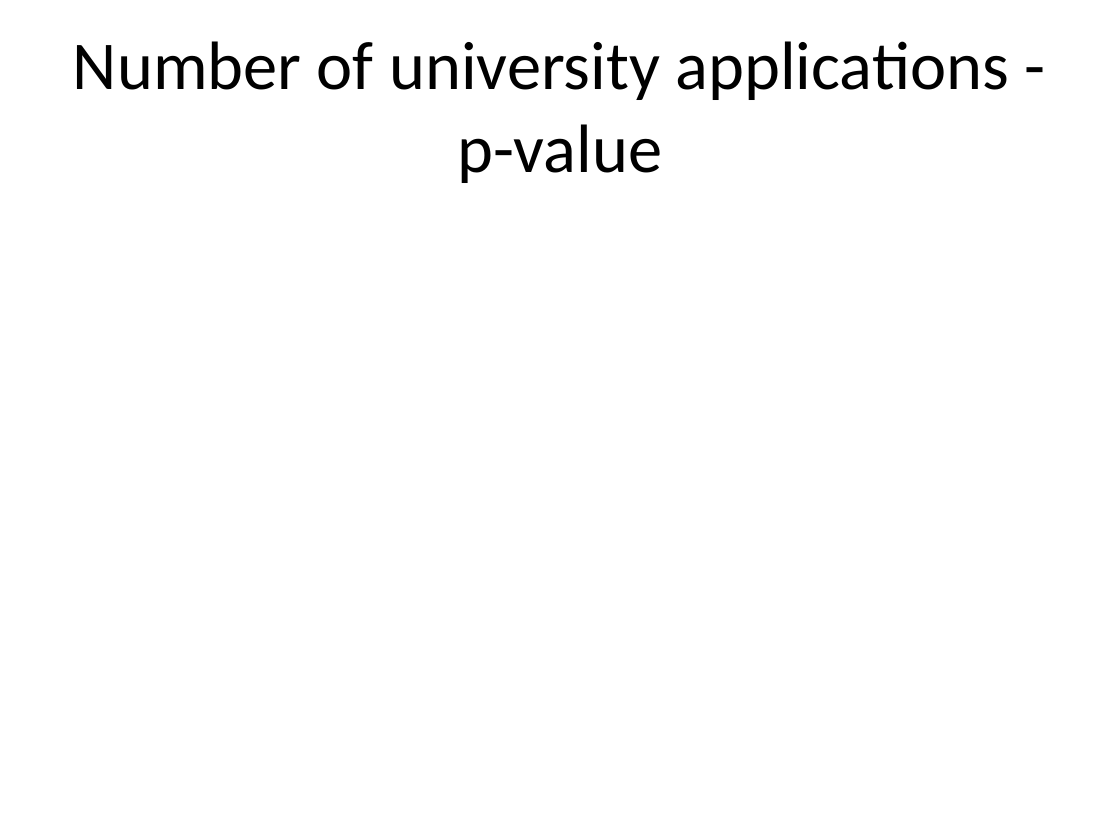
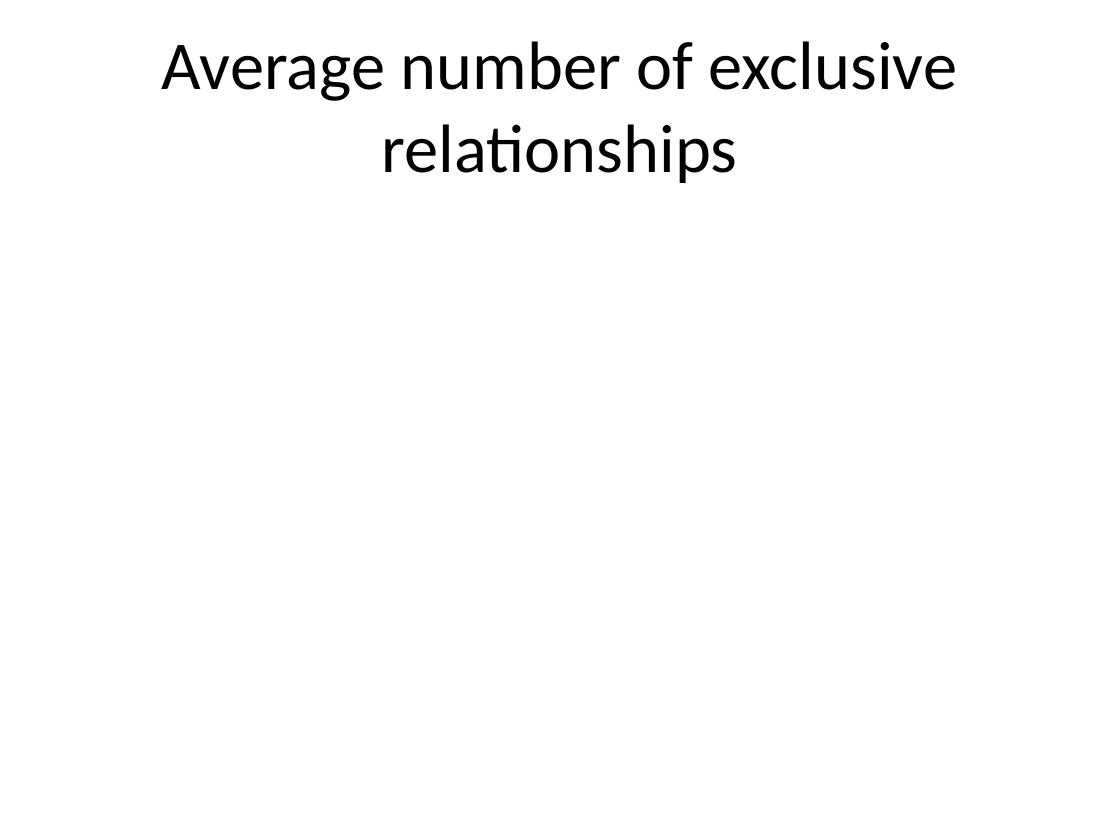
Before and after one commit to wesleyburr/2019_MATH1051H_Lectures, a slide deck: slide 27 of Lecture17/Lecture17.pptx (slide 8 before the commit). Drawn at 1120x840 pixels with LibreOffice and Linux fonts; fonts in the diff are those of the drawing. Boxes give left, top, right and bottom in pixels: in the first picture for what was removed or moved away, otherwise in the second. Text is boxed around its words. In the diff, an @@ line names an element or a change of style, - is before the commit and + after.

```diff
--- a/Lecture17/Lecture17.pptx
+++ b/Lecture17/Lecture17.pptx
@@ title at (x1=162, y1=41, x2=957, y2=183): text changed @@
-Number of university applications - p-value
+Average number of exclusive relationships
```
Also in this commit, not shown: 12 other slides changed, 51 slides added, 42 slides removed, 52 other files.
